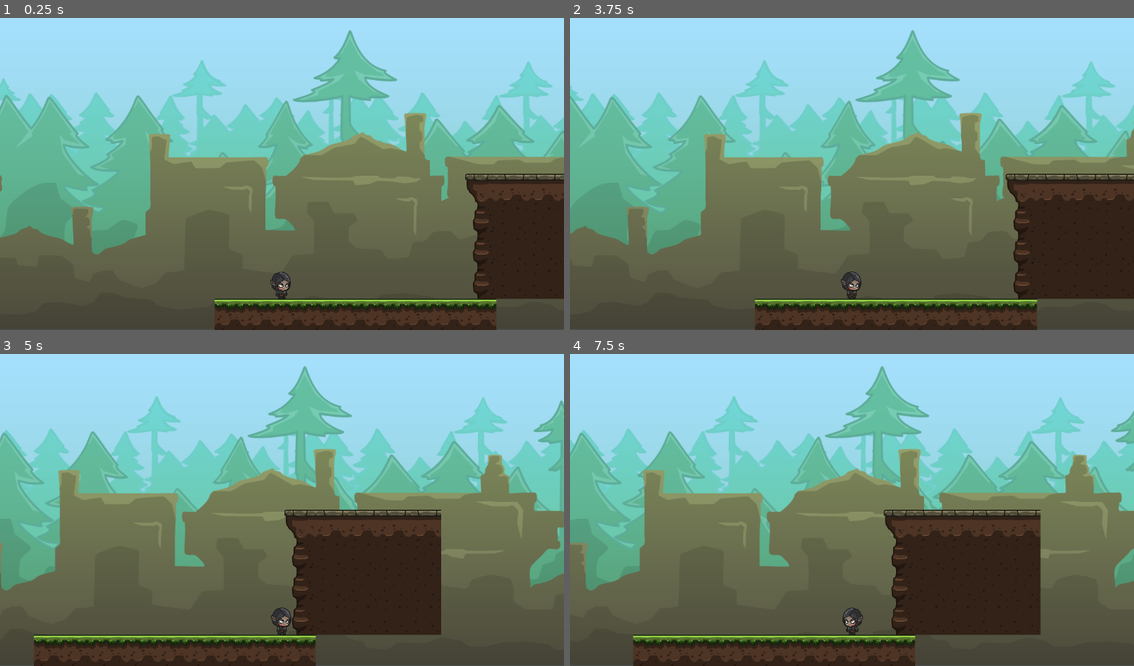
Above: before the commit, frames 1-4 (two rows, left to right).
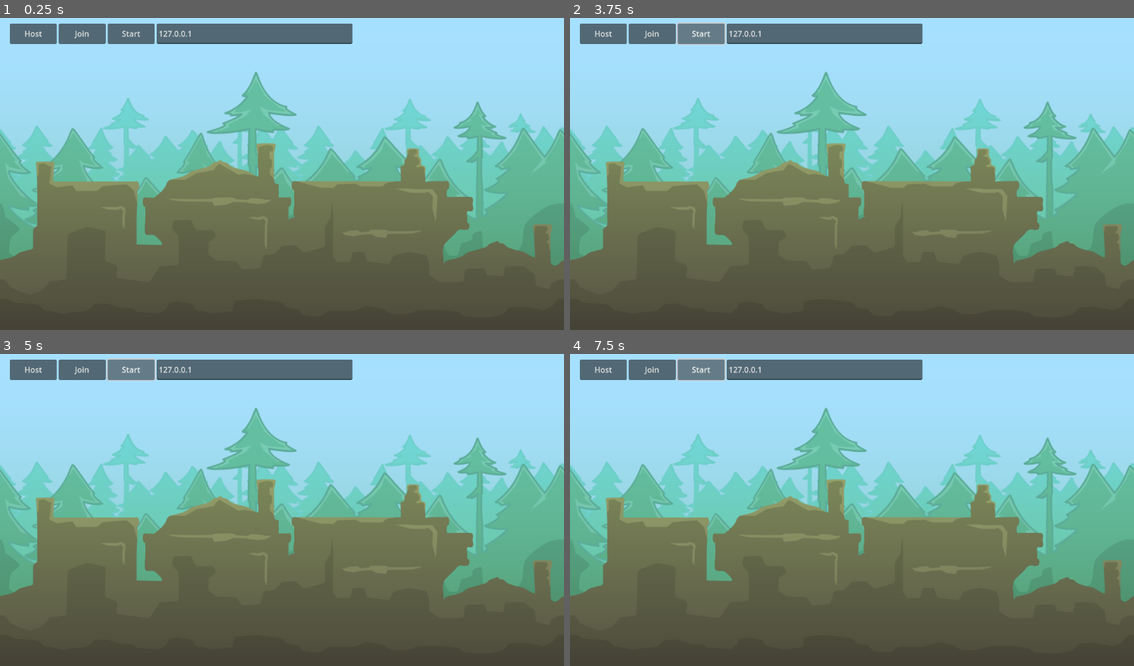
Above: after the commit, the same moments.

Repository: BlurryGames/GodotMultiplayerCourse
Game: Godot game, scene res://Levels/Menu/Menu.tscn
Two runs of this game, one before a commit and one after it. Both use one fixed random seed, a clock stepped at 60 frames per second and the inputs below. Before the commit the project starts from res://Levels/Level01.tscn.
Inputs (mouse positions are in pixels of both pictures, inside the frame that each line leads up to):
- Up to frame 1 (0.25 s): no input
- Up to frame 2 (3.75 s): click (603, 33) at 0.5 s, where only the run after the commit has a clickable "Host"; click (654, 33) at 1.25 s, where only the run after the commit has a clickable "Join"; click (699, 33) at 2 s, where only the run after the commit has a clickable "Start"; click (699, 33) at 2.75 s, where only the run after the commit has a clickable "Start"; tap Enter at 3.5 s; hold D (MoveRight) from 3.53 s (still down)
- Up to frame 3 (5 s): keep holding D (MoveRight); tap Space (Jump) at 3.77, 4.52 s
- Up to frame 4 (7.5 s): release D (MoveRight) at 5.03 s; hold A (MoveLeft) 5.03-5.78 s; hold D (MoveRight) 5.78-7.28 s; tap Space (Jump) at 6.02, 6.77 s; hold A (MoveLeft) from 7.28 s (still down)

The runs differ from the first frame. In frame 1, 42% of the frame differs, in the area x 0-100%, y 1-100%; in frame 2, 43%; in frame 3, 45%; in frame 4, 46%.

Commit message:
Section3: Multiplayer Conection / Lesson2: Main Menu

Diff:
--- a/Levels/Level01.tscn
+++ b/Levels/Level01/Level01.tscn
@@ -1,12 +1,12 @@
 [gd_scene load_steps=7 format=3 uid="uid://i4w7cenijf7x"]
 
-[ext_resource type="Texture2D" uid="uid://chwbcf7n2ajtp" path="res://art/platforms/Platformer_spritesheet.png" id="1_sxsw0"]
-[ext_resource type="PackedScene" uid="uid://ck0an6lmghw31" path="res://Player/Player.tscn" id="2_56c28"]
-[ext_resource type="Texture2D" uid="uid://bja0wl8tcw71c" path="res://art/backgrounds/background_01.png" id="2_e8p2h"]
-[ext_resource type="Texture2D" uid="uid://bujx43rcy5b85" path="res://art/backgrounds/background_02.png" id="3_pggli"]
+[ext_resource type="Texture2D" uid="uid://chwbcf7n2ajtp" path="res://art/platforms/Platformer_spritesheet.png" id="1_rop41"]
+[ext_resource type="Texture2D" uid="uid://bja0wl8tcw71c" path="res://art/backgrounds/background_01.png" id="2_ohmjc"]
+[ext_resource type="Texture2D" uid="uid://bujx43rcy5b85" path="res://art/backgrounds/background_02.png" id="3_4uv16"]
+[ext_resource type="PackedScene" uid="uid://ck0an6lmghw31" path="res://Player/Player.tscn" id="4_2h2kv"]
 
 [sub_resource type="TileSetAtlasSource" id="TileSetAtlasSource_cxdhn"]
-texture = ExtResource("1_sxsw0")
+texture = ExtResource("1_rop41")
 texture_region_size = Vector2i(128, 128)
 0:0/0 = 0
 0:0/0/physics_layer_0/linear_velocity = Vector2(0, 0)
--- /dev/null
+++ b/Levels/Menu/Menu.tscn
@@ -0,0 +1,76 @@
+[gd_scene load_steps=4 format=3 uid="uid://827gkmjsmhtu"]
+
+[ext_resource type="Texture2D" uid="uid://bja0wl8tcw71c" path="res://art/backgrounds/background_01.png" id="1_4r1x1"]
+[ext_resource type="Texture2D" uid="uid://bujx43rcy5b85" path="res://art/backgrounds/background_02.png" id="2_p6uge"]
+
+[sub_resource type="LabelSettings" id="LabelSettings_hp4t5"]
+font_size = 64
+
+[node name="Menu" type="Control"]
+layout_mode = 3
+anchors_preset = 15
+anchor_right = 1.0
+anchor_bottom = 1.0
+grow_horizontal = 2
+grow_vertical = 2
+
+[node name="BackgroundTrees" type="TextureRect" parent="."]
+layout_mode = 1
+anchors_preset = 15
+anchor_right = 1.0
+anchor_bottom = 1.0
+grow_horizontal = 2
+grow_vertical = 2
+texture = ExtResource("1_4r1x1")
+expand_mode = 2
+stretch_mode = 4
+
+[node name="BackgroundHouses" type="TextureRect" parent="BackgroundTrees"]
+layout_mode = 1
+anchors_preset = 15
+anchor_right = 1.0
+anchor_bottom = 1.0
+grow_horizontal = 2
+grow_vertical = 2
+texture = ExtResource("2_p6uge")
+expand_mode = 2
+stretch_mode = 4
+
+[node name="HBoxContainer" type="HBoxContainer" parent="."]
+layout_mode = 0
+offset_left = 20.0
+offset_top = 20.0
+offset_right = 720.0
+offset_bottom = 62.0
+
+[node name="HostButton" type="Button" parent="HBoxContainer"]
+layout_mode = 2
+size_flags_horizontal = 3
+text = "Host"
+
+[node name="JoinButton" type="Button" parent="HBoxContainer"]
+layout_mode = 2
+size_flags_horizontal = 3
+text = "Join"
+
+[node name="StartButton" type="Button" parent="HBoxContainer"]
+layout_mode = 2
+size_flags_horizontal = 3
+text = "Start"
+
+[node name="IPLineEdit" type="LineEdit" parent="HBoxContainer"]
+custom_minimum_size = Vector2(400, 0)
+layout_mode = 2
+text = "127.0.0.1"
+placeholder_text = "Enter IP Adress..."
+
+[node name="StatusLabel" type="Label" parent="."]
+layout_mode = 1
+anchors_preset = 15
+anchor_right = 1.0
+anchor_bottom = 1.0
+grow_horizontal = 2
+grow_vertical = 2
+label_settings = SubResource("LabelSettings_hp4t5")
+horizontal_alignment = 1
+vertical_alignment = 1
--- a/project.godot
+++ b/project.godot
@@ -11,7 +11,7 @@
 [application]
 
 config/name="MultiplayerCourse"
-run/main_scene="res://Levels/Level01.tscn"
+run/main_scene="res://Levels/Menu/Menu.tscn"
 config/features=PackedStringArray("4.2", "Forward Plus")
 config/icon="res://icon.svg"
 
@@ -56,6 +56,7 @@
 , Object(InputEventKey,"resource_local_to_scene":false,"resource_name":"","device":-1,"window_id":0,"alt_pressed":false,"shift_pressed":false,"ctrl_pressed":false,"meta_pressed":false,"pressed":false,"keycode":0,"physical_keycode":87,"key_label":0,"unicode":119,"echo":false,"script":null)
 , Object(InputEventKey,"resource_local_to_scene":false,"resource_name":"","device":-1,"window_id":0,"alt_pressed":false,"shift_pressed":false,"ctrl_pressed":false,"meta_pressed":false,"pressed":false,"keycode":0,"physical_keycode":4194320,"key_label":0,"unicode":0,"echo":false,"script":null)
 , Object(InputEventJoypadButton,"resource_local_to_scene":false,"resource_name":"","device":-1,"button_index":0,"pressure":0.0,"pressed":true,"script":null)
+, Object(InputEventJoypadButton,"resource_local_to_scene":false,"resource_name":"","device":-1,"button_index":11,"pressure":0.0,"pressed":true,"script":null)
 ]
 }
 Interact={
Not shown: 2 places in Levels/Level01/Level01.tscn that only renumber resources
